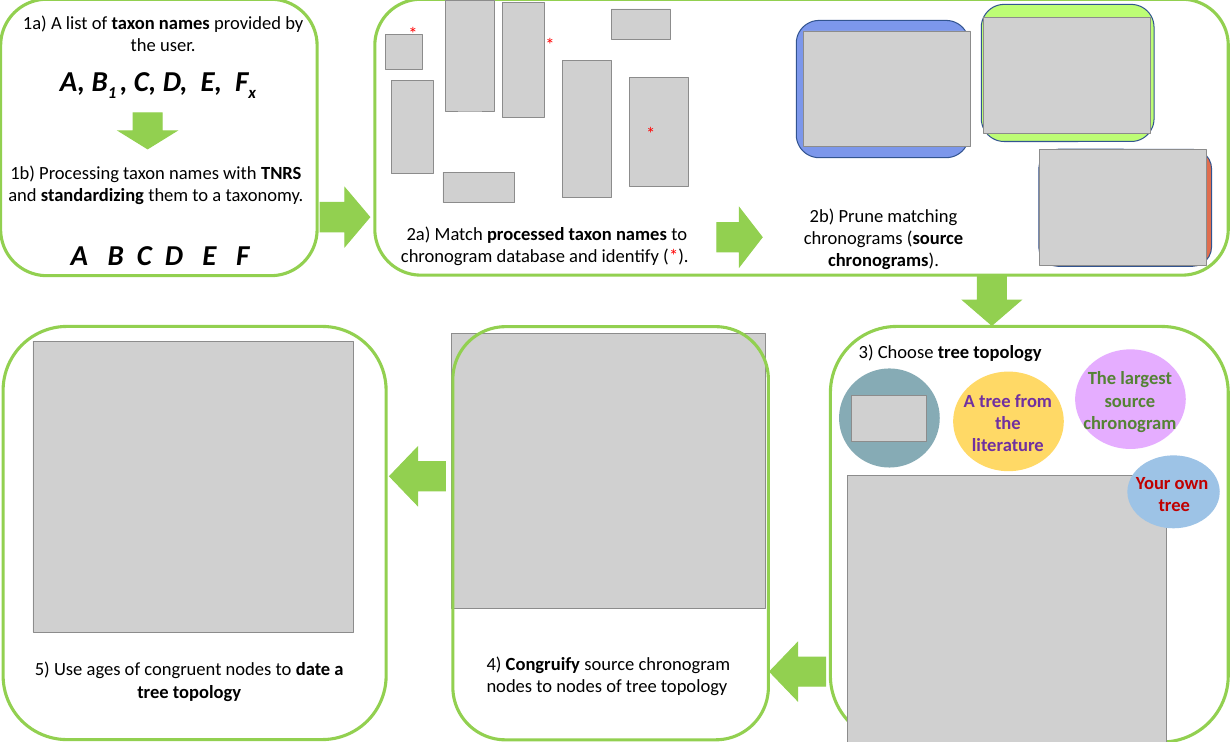
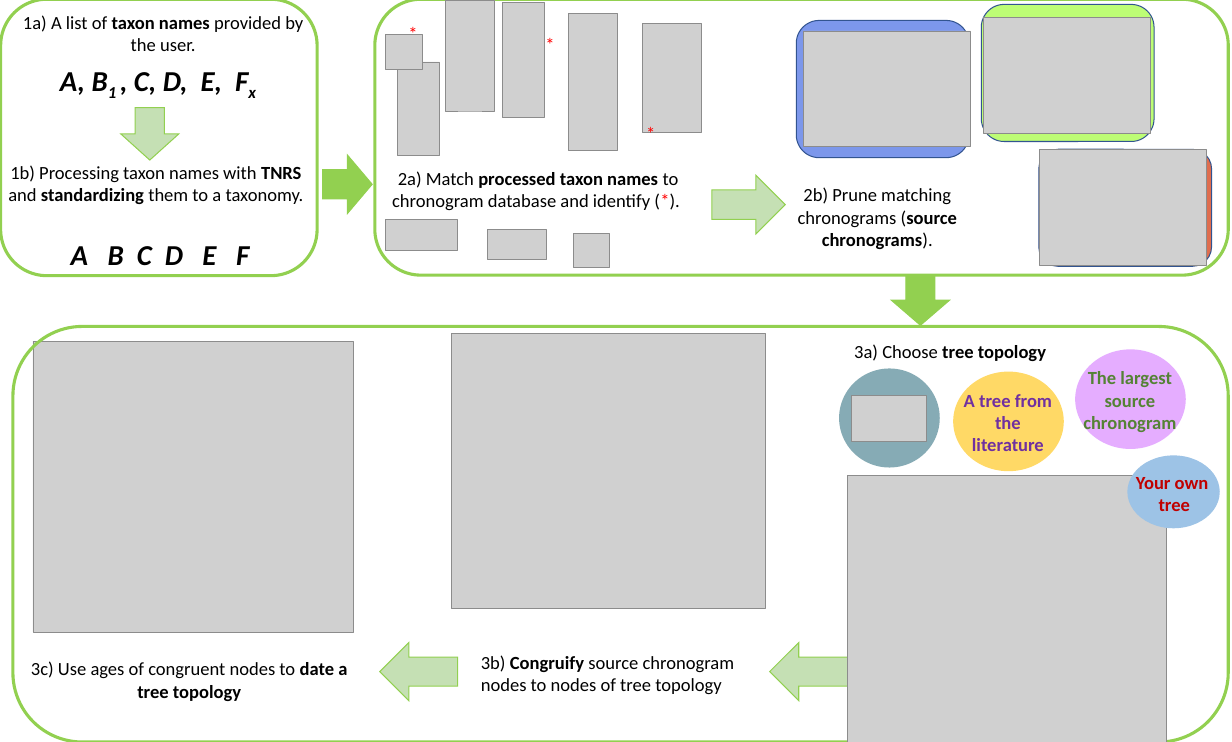
Before and after one commit to LunaSare/datelifeMS1, a slide deck: slide 1 of figures/figure1/figure1-new.pptx. Drawn at 1232x742 pixels with LibreOffice and Linux fonts; fonts in the diff are those of the drawing; grey boxes stand for pictures. Boxes give left, top, right and bottom in pixels: in the first picture for what was removed or moved away, otherwise in the second. Text is boxed around its words. In the diff, an @@ line names an element or a change of style, - is before the commit and + after.

```diff
--- a/figures/figure1/figure1-new.pptx
+++ b/figures/figure1/figure1-new.pptx
@@ picture moved from (x1=563, y1=61, x2=612, y2=198) to (x1=569, y1=13, x2=617, y2=151) @@
@@ picture moved from (x1=629, y1=77, x2=689, y2=186) to (x1=642, y1=23, x2=701, y2=132) @@
@@ picture moved from (x1=391, y1=80, x2=433, y2=174) to (x1=397, y1=62, x2=439, y2=155) @@
@@ right arrow resized from (x1=119, y1=113, x2=177, y2=148) to (x1=121, y1=107, x2=178, y2=160) @@
@@ right arrow moved from (x1=320, y1=188, x2=370, y2=246) to (x1=323, y1=155, x2=373, y2=214) @@
@@ text "2a) Match processed taxon names ..." moved from (x1=401, y1=226, x2=687, y2=265) to (x1=392, y1=171, x2=679, y2=210) @@
@@ right arrow resized from (x1=717, y1=208, x2=762, y2=266) to (x1=712, y1=175, x2=785, y2=234) @@
@@ text "2b) Prune matching chronograms (source ..." moved from (x1=804, y1=208, x2=963, y2=269) to (x1=798, y1=187, x2=957, y2=249) @@
@@ picture moved from (x1=443, y1=172, x2=515, y2=203) to (x1=386, y1=220, x2=458, y2=250) @@
@@ picture moved from (x1=612, y1=9, x2=671, y2=39) to (x1=488, y1=229, x2=547, y2=260) @@
@@ picture added at (x1=574, y1=233, x2=610, y2=268) @@
@@ right arrow moved from (x1=963, y1=275, x2=1021, y2=325) to (x1=891, y1=275, x2=949, y2=325) @@
@@ rounded rectangle removed at (x1=3, y1=327, x2=386, y2=740) @@
@@ rounded rectangle resized from (x1=830, y1=327, x2=1228, y2=742) to (x1=13, y1=327, x2=1228, y2=742) @@
@@ rounded rectangle removed at (x1=453, y1=327, x2=768, y2=740) @@
@@ text at (x1=854, y1=344, x2=1046, y2=361): text changed @@
-3) Choose tree topology
+3a) Choose tree topology
@@ fill #92D050 to #C5E0B4 in 4 elements at (x1=121, y1=107, x2=178, y2=160), (x1=770, y1=643, x2=851, y2=701), (x1=712, y1=175, x2=785, y2=234), (x1=380, y1=643, x2=458, y2=701) @@
@@ right arrow resized from (x1=390, y1=448, x2=445, y2=505) to (x1=380, y1=643, x2=458, y2=701) @@
@@ text at (x1=481, y1=655, x2=735, y2=694): text changed @@
-4) Congruify source chronogram nodes to nodes of tree topology
+3b) Congruify source chronogram nodes to nodes of tree topology
@@ right arrow resized from (x1=770, y1=643, x2=825, y2=701) to (x1=770, y1=643, x2=851, y2=701) @@
@@ text at (x1=31, y1=661, x2=347, y2=701): text changed @@
-5) Use ages of congruent nodes to date a tree topology
+3c) Use ages of congruent nodes to date a tree topology
```
Also in this commit, not shown: 45 other files.
